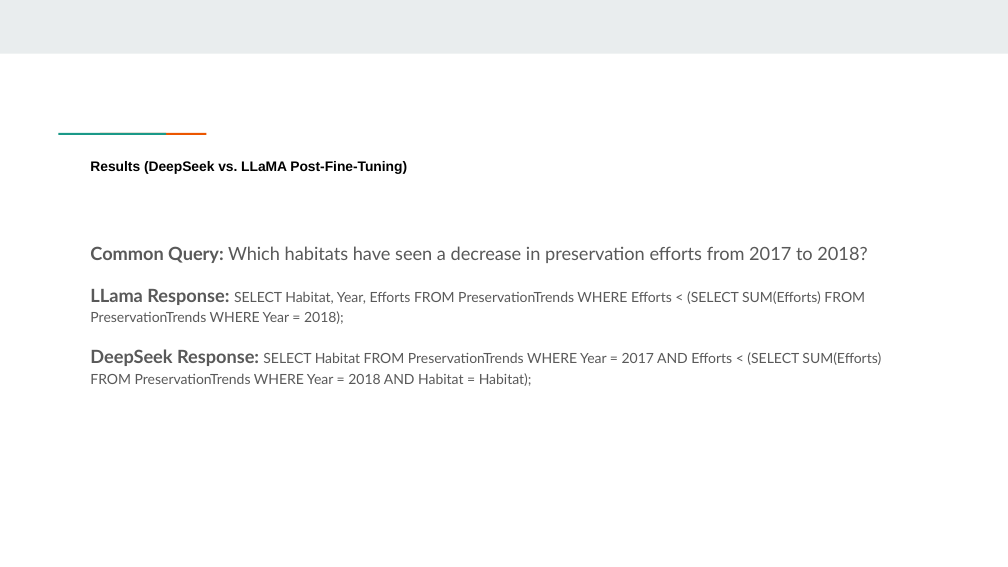
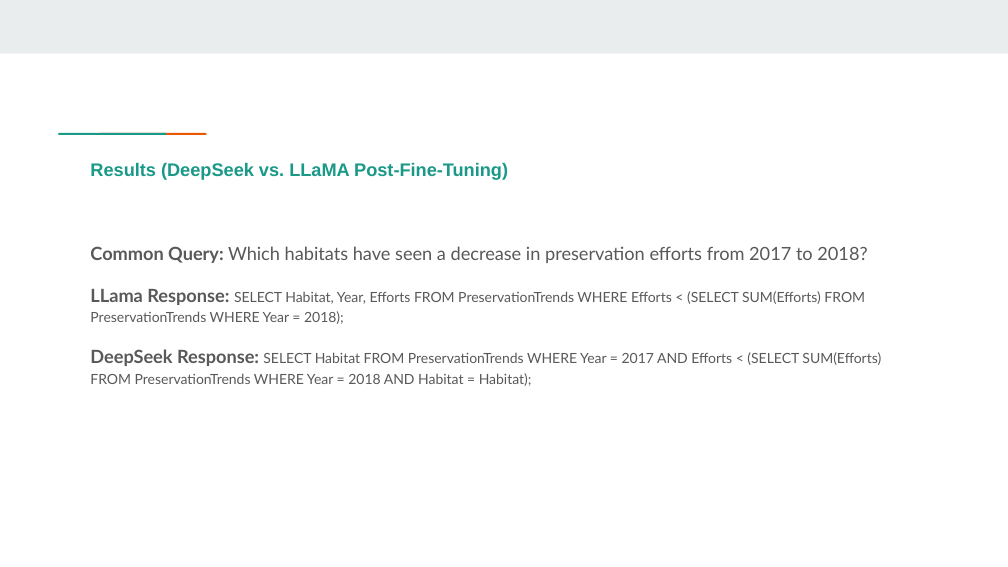
Before and after one commit to noelregis718/PrompttoSql, a slide deck: slide 10 of Mid-term Project.pptx (slide 8 before the commit). Drawn at 1008x567 pixels with LibreOffice and Linux fonts; fonts in the diff are those of the drawing. Boxes give left, top, right and bottom in pixels: in the first picture for what was removed or moved away, otherwise in the second. Text is boxed around its words. In the diff, an @@ line names an element or a change of style, - is before the commit and + after.

```diff
--- a/Mid-term Project.pptx
+++ b/Mid-term Project.pptx
@@ title "Results (DeepSeek vs. LLaMA Post-Fine-Tuning)" at bbox=[90, 162, 508, 180]: size 9.9 to 13 pt, text colour #000000 to #1A9988 @@
```
Also in this commit, not shown: 9 other slides changed, 3 slides added, 1 slide removed, 3 other files.
